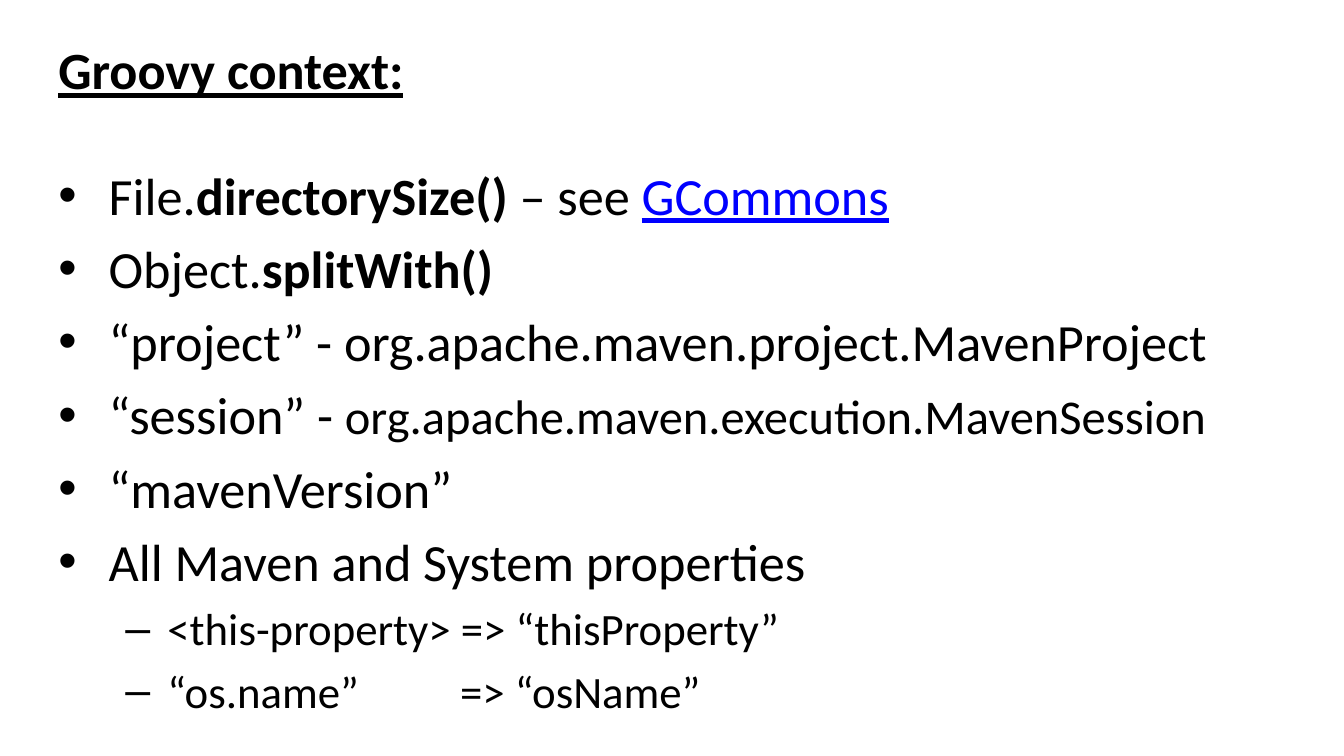
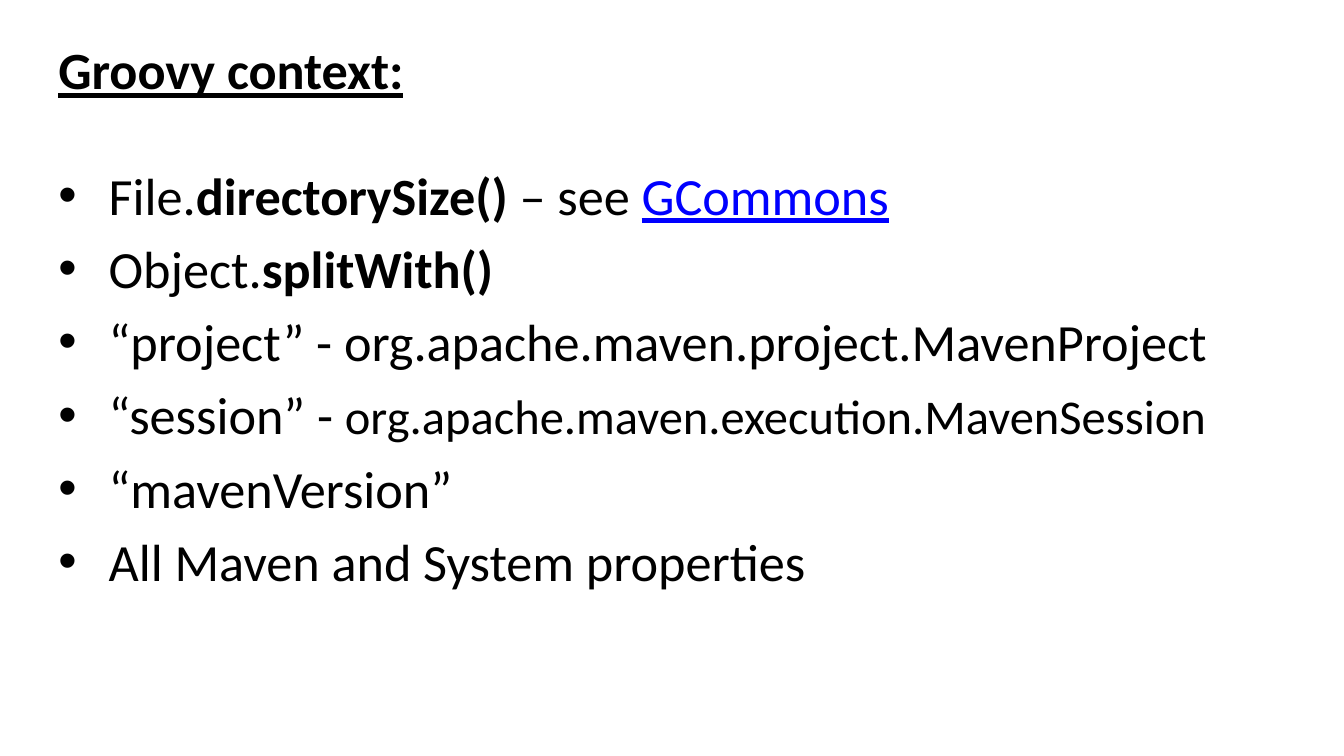
Before and after one commit to evgeny-goldin/maven-plugins, a slide deck: slide 76 of maven-plugins.pptx. Drawn at 1344x756 pixels with LibreOffice and Linux fonts; fonts in the diff are those of the drawing; background and template pictures are left out. Boxes give left, top, right and bottom in pixels: in the first picture for what was removed or moved away, otherwise in the second. Text is boxed around its words. In the diff, an @@ line names an element or a change of style, - is before the commit and + after.

```diff
--- a/maven-plugins.pptx
+++ b/maven-plugins.pptx
@@ text at (167,613,779,709): paragraphs removed @@
-  – <this-property> => “thisProperty”
-  – “os.name” => “osName”
```
Also in this commit, not shown: 9 other slides changed, 12 slides added, 1 slide removed.
